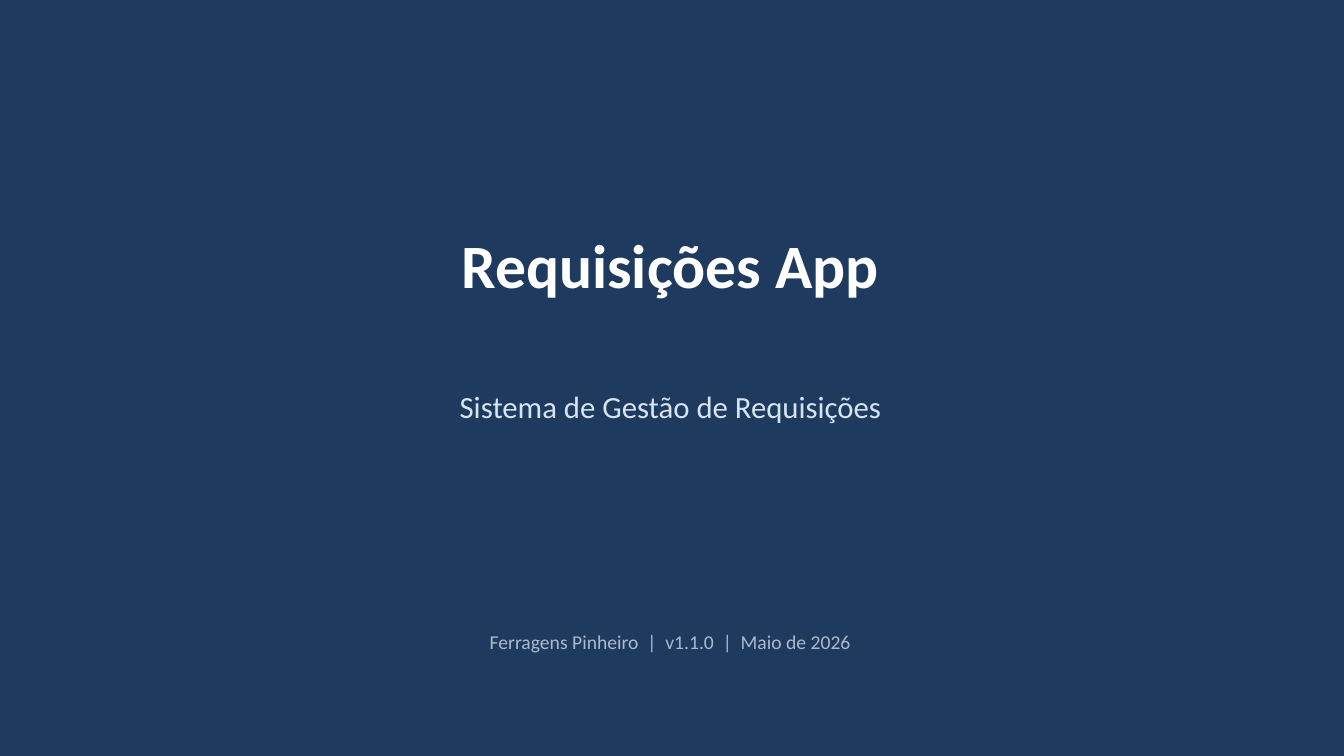
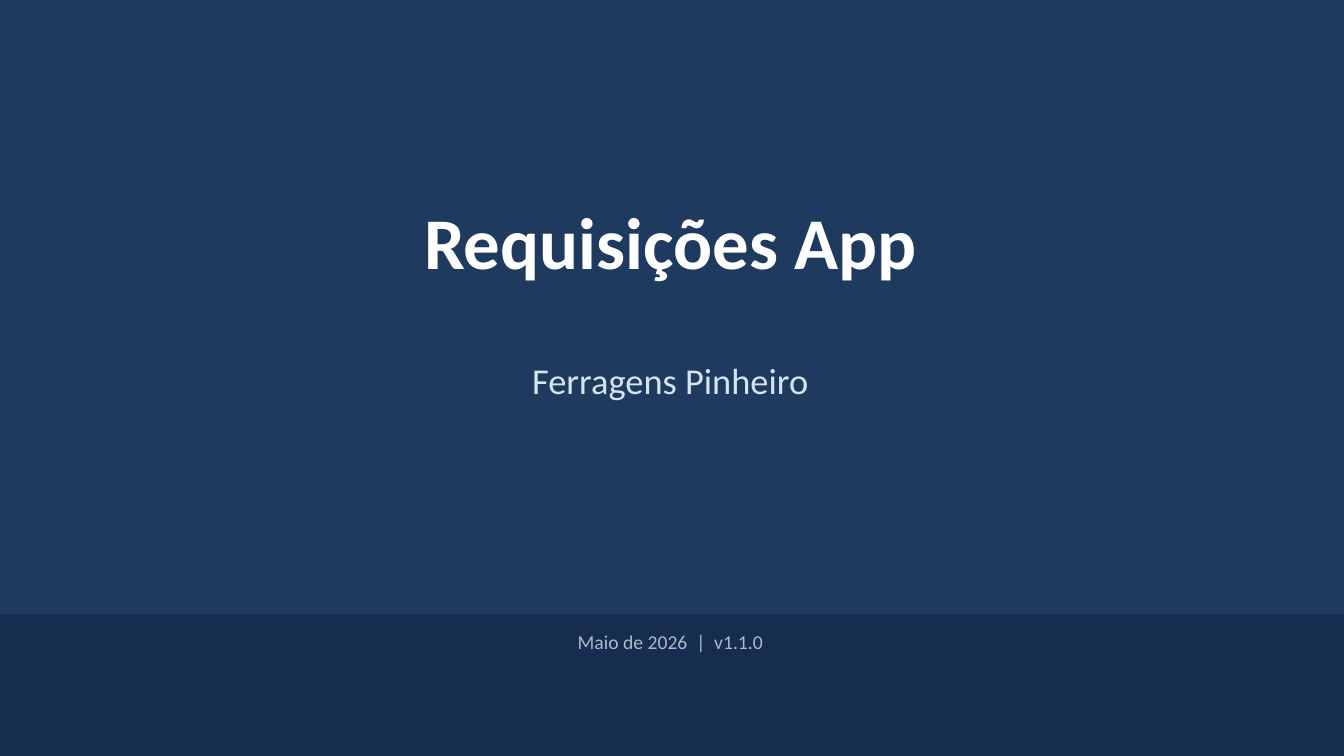
Before and after one commit to JoaoLendengues/Requisicoes, a slide deck: slide 1 of docs/Apresentacao_Requisicoes_App.pptx. Drawn at 1344x756 pixels with LibreOffice and Linux fonts; fonts in the diff are those of the drawing. Boxes give left, top, right and bottom in pixels: in the first picture for what was removed or moved away, otherwise in the second. Text is boxed around its words. In the diff, an @@ line names an element or a change of style, - is before the commit and + after.

```diff
--- a/docs/Apresentacao_Requisicoes_App.pptx
+++ b/docs/Apresentacao_Requisicoes_App.pptx
@@ text "Requisições App": place and size @@
-text "Requisições App" at bbox=[462, 244, 878, 299]
+text "Requisições App" at bbox=[424, 218, 916, 282]
@@ text "Requisições App" at bbox=[424, 218, 916, 282]: size 44 to 52 pt @@
@@ text at bbox=[532, 368, 808, 401]: text changed; size 14 to 26 pt; text colour #AABBCC to #D6E4F0 @@
-Ferragens Pinheiro | v1.1.0 | Maio de 2026
+Ferragens Pinheiro
@@ text removed at bbox=[460, 396, 881, 423] @@
-Sistema de Gestão de Requisições
@@ rectangle added at bbox=[0, 615, 1344, 756], fill #162D4F @@
@@ text added at bbox=[578, 635, 763, 649], 14 pt, text #AABBCC @@
+Maio de 2026 | v1.1.0
```
Also in this commit, not shown: 4 other slides changed, 8 slides added, 7 slides removed, 1 other file.
